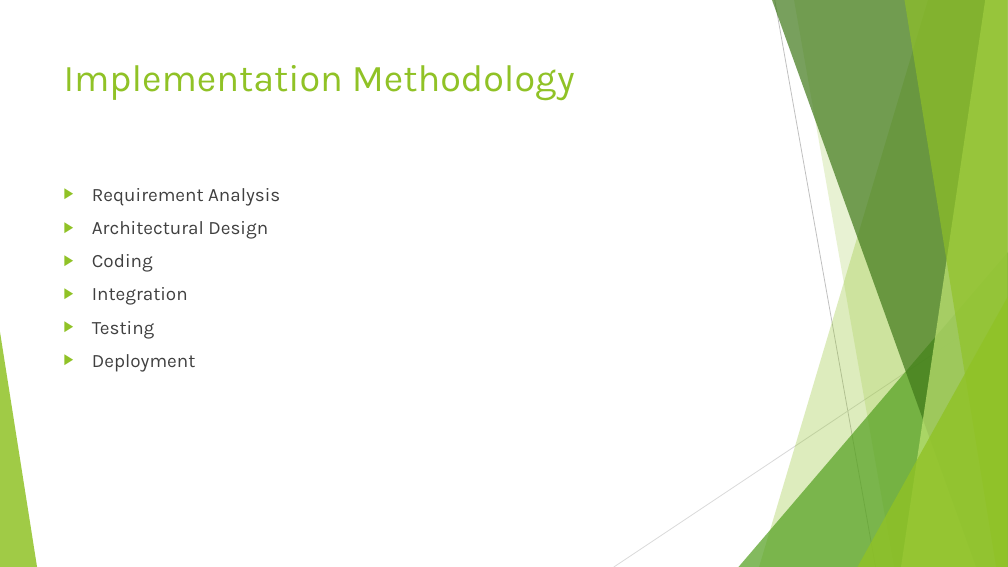
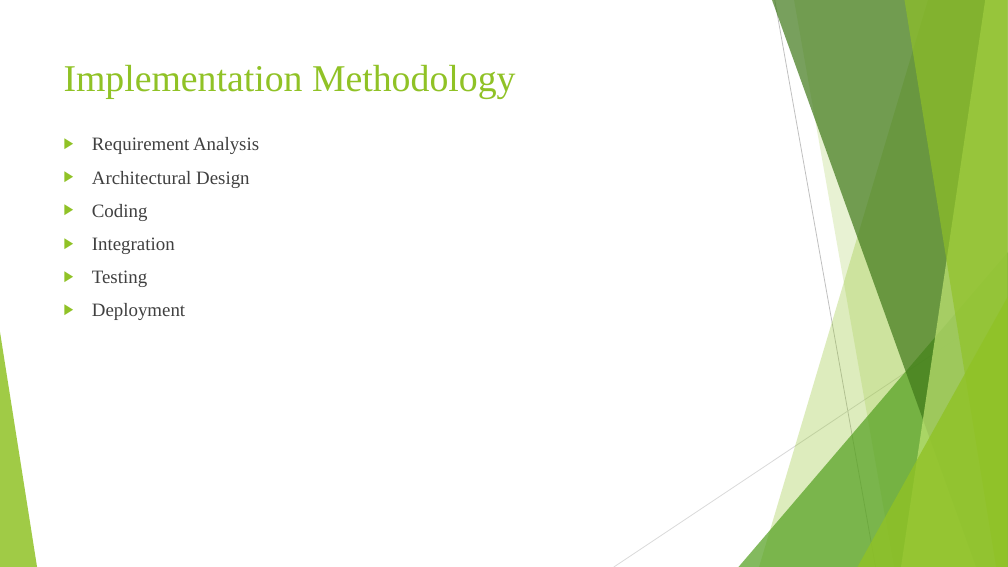
Before and after one commit to BusAI-Self-Driving-Car/Automatic-Braking-System, a slide deck: slide 7 of Project-Proposal/Automatic Braking System.pptx. Drawn at 1008x567 pixels with LibreOffice and Linux fonts; fonts in the diff are those of the drawing. Boxes give left, top, right and bottom in pixels: in the first picture for what was removed or moved away, otherwise in the second. Text is boxed around its words. In the diff, an @@ line names an element or a change of style, - is before the commit and + after.

```diff
--- a/Project-Proposal/Automatic Braking System.pptx
+++ b/Project-Proposal/Automatic Braking System.pptx
@@ title "Implementation Methodology" at (64,64,516,99): font Karla to Times New Roman @@
@@ text "Requirement Analysis" at (92,137,259,320): font Karla to Times New Roman @@
@@ text "Requirement Analysis": place and size @@
-text "Requirement Analysis" at (92,188,280,372)
+text "Requirement Analysis" at (92,137,259,320)
```
Also in this commit, not shown: 8 other slides changed.
